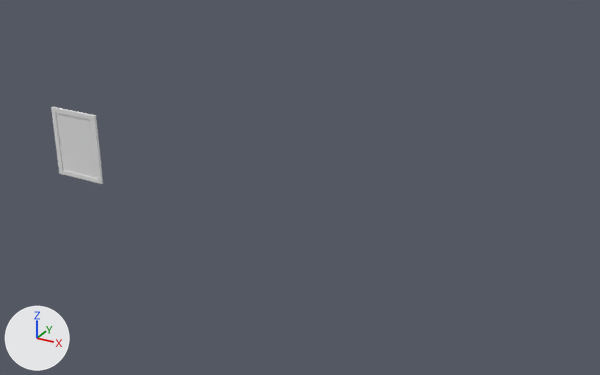
Two versions of the Blender file geometric-optics/src/img/pictures.blend, one commit apart.
Rendered twice from a 50 mm camera at (26.3, -26.5, 13.6) aimed at (11.3, 0.8, 0.0). Lighting does not change. The marker at lower left points along +X, +Y and +Z. Materials are left out; every surface is plain grey.
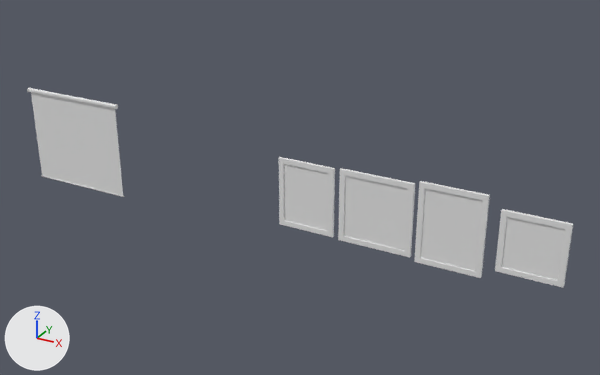
Changed parts and their boxes (x1, y1, x2, y2) in the pictures (600 x 375 px; the box of a moved part takes in the faces that stretch with it):
'Cube', reshaped, moved (47% wider, 15% taller)
    before: (51, 107, 103, 184)
    after: (338, 168, 415, 257)
'Plane', added
    after: (31, 92, 124, 197)
'Cube.002', added
    after: (414, 181, 490, 278)
'Cube.001', added
    after: (495, 209, 573, 288)
'Cube.003', added
    after: (279, 157, 335, 237)
'Plane.001', added
    after: (27, 87, 118, 109)
part 1 of me_cube, moved or reshaped
    before: (51, 108, 63, 173)
    after: (338, 170, 345, 240)
part 2 of me_cube, moved or reshaped
    before: (51, 107, 96, 120)
    after: (340, 168, 415, 189)
part 3 of me_cube, moved or reshaped
    before: (56, 113, 103, 184)
    after: (339, 176, 415, 257)

What changed in the scene script:
```text
Change me_cube:
    where me_cube.from_pydata(...)  # 24 vertices, 22 faces; spans x -1.2..1.2, y 0.93..1.03, z -1.15..1.15
    used by ob_cube; location = (0.0, -1.04, 0.0); scale = (1.08, 1.08, 1.44)
    me_cube part 1: all 6 vertices in x -1.2..-1.0, y 0.93..1.03, z -1.15..-1.0 are moved by (-0.21, 0.0, 0.09)
    me_cube part 2: all 6 vertices in x 1.0..1.2, y 0.93..1.03, z 1.0..1.15 are moved by (0.2, 0.0, -0.09)
    me_cube part 3: all 6 vertices in x 1.0..1.2, y 0.93..1.03, z -1.15..-1.0 are moved by (0.2, 0.0, 0.09)
Add me_cube_001:
    me_cube_001.from_pydata(...)  # 28 vertices, 26 faces; spans x -1.13..1.13, y 0.93..1.03, z -0.85..0.85
Add me_cube_002:
    me_cube_002.from_pydata(...)  # 28 vertices, 26 faces; spans x -1.2..1.2, y 0.93..1.03, z -1.15..1.15
Add me_cube_003:
    me_cube_003.from_pydata(...)  # 28 vertices, 26 faces; spans x -1.13..1.13, y 0.93..1.03, z -1.02..1.02
Add me_plane:
    me_plane.from_pydata(...)  # 72 vertices, 40 faces; spans x -2.52..2.52, y -2.2..2.06, z -0.03..0.05
Add me_plane_001:
    me_plane_001.from_pydata(...)  # 1640 vertices, 1602 faces; spans x -2.61..2.61, y -2.39..-2.17, z -0.1..0.12
    me_plane_001.polygons.foreach_set('use_smooth', [True] * 1602)
Change ob_cube:
    ob_cube.location: (0.0, -1.04, 0.0) -> (15.0, -1.04, 0.0)
Add ob_cube_001:
    ob_cube_001 = bpy.data.objects.new('Cube.001', me_cube_001)
    ob_cube_001.location = (21.0, -1.04, 0.0)
    ob_cube_001.scale = (1.08, 1.08, 1.44)
Add ob_cube_002:
    ob_cube_002 = bpy.data.objects.new('Cube.002', me_cube_002)
    ob_cube_002.location = (18.0, -1.04, 0.0)
    ob_cube_002.scale = (1.08, 1.08, 1.44)
Add ob_cube_003:
    ob_cube_003 = bpy.data.objects.new('Cube.003', me_cube_003)
    ob_cube_003.location = (12.0, -1.04, 0.0)
    ob_cube_003.scale = (1.08, 1.08, 1.44)
Add ob_plane:
    ob_plane = bpy.data.objects.new('Plane', me_plane)
    ob_plane.location = (0.0, 0.0, 0.0)
    ob_plane.rotation_euler = (-1.571, 0.0, 0.0)  # degrees (-90, 0, 0)
Add ob_plane_001:
    ob_plane_001 = bpy.data.objects.new('Plane.001', me_plane_001)
    ob_plane_001.location = (0.0, 0.0, 0.0)
    ob_plane_001.rotation_euler = (-1.571, 0.0, 0.0)  # degrees (-90, 0, 0)
    _m = ob_plane_001.modifiers.new('Subsurf', 'SUBSURF')
    _m.levels = 2
```
